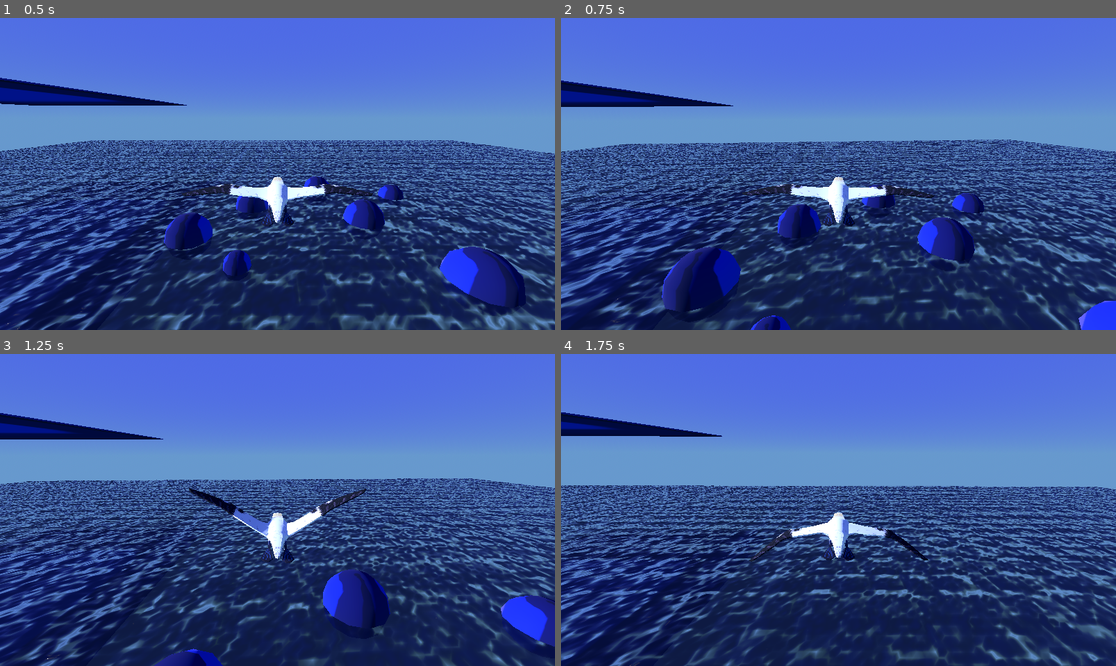
Above: before the commit, frames 1-4 (two rows, left to right).
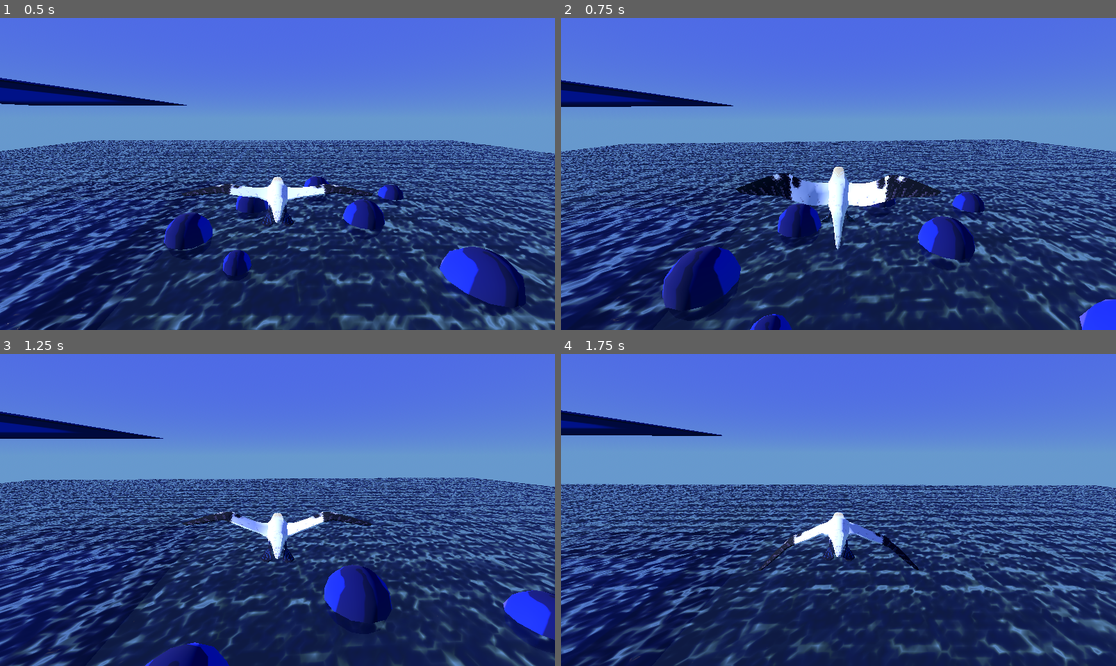
Above: after the commit, the same moments.

Repository: dreamfunicular/trianglegamejam26
Game: Godot game, scene res://BirdTestEnv.tscn
Two runs of this game, one before a commit and one after it. Both use one fixed random seed, a clock stepped at 60 frames per second and the inputs below. The project has no main scene, so this scene is started directly. The engine's default icon, where the game draws it, is replaced by a stand-in: a white triangle on a blue panel in a dark square.
Inputs (mouse positions are in pixels of both pictures, inside the frame that each line leads up to):
- Up to frame 1 (0.5 s): no input
- Up to frame 2 (0.75 s): move the mouse to (866, 174) at 0.52 s; hold Right mouse button (Break, bound only after the commit) from 0.53 s (still down)
- Up to frame 3 (1.25 s): keep holding Right mouse button (Break, bound only after the commit); tap Space (Flap) at 0.77, 0.8, 1.07 s
- Up to frame 4 (1.75 s): move the mouse to (810, 510) at 1.27 s; release Right mouse button (Break, bound only after the commit) at 1.28 s; tap Space (Flap) at 1.35, 1.52 s; right-click (810, 510) at 1.55 s

Frame 1 is identical in both runs. In frame 2, 19% of the frame differs, in the area x 0-100%, y 19-100%; in frame 3, 29%; in frame 4, 30%, in the area x 0-100%, y 18-100%.

Commit message:
Refine float state, first draft of air breaks

Diff:
--- a/Objects/Player/Gannet/GannetModel.tscn
+++ b/Objects/Player/Gannet/GannetModel.tscn
@@ -1,7 +1,10 @@
-[gd_scene load_steps=24 format=3 uid="uid://bbs4qg2o8ouf0"]
+[gd_scene load_steps=28 format=3 uid="uid://bbs4qg2o8ouf0"]
 
 [ext_resource type="PackedScene" uid="uid://clijbc83dvs46" path="res://Objects/Player/Gannet/Gannet.glb" id="1_f44ki"]
 [ext_resource type="Script" uid="uid://cr3fg27t5ir3a" path="res://Objects/Player/Gannet/gannet_model.gd" id="2_2yy71"]
+
+[sub_resource type="AnimationNodeAnimation" id="AnimationNodeAnimation_qqojt"]
+animation = &"Airbrake"
 
 [sub_resource type="AnimationNodeAnimation" id="AnimationNodeAnimation_2yy71"]
 animation = &"Dive"
@@ -70,7 +73,18 @@
 [sub_resource type="AnimationNodeStateMachineTransition" id="AnimationNodeStateMachineTransition_de2vh"]
 xfade_time = 0.3
 
+[sub_resource type="AnimationNodeStateMachineTransition" id="AnimationNodeStateMachineTransition_8o1uc"]
+xfade_time = 0.3
+
+[sub_resource type="AnimationNodeStateMachineTransition" id="AnimationNodeStateMachineTransition_c3qew"]
+xfade_time = 0.2
+
+[sub_resource type="AnimationNodeStateMachineTransition" id="AnimationNodeStateMachineTransition_y8wea"]
+xfade_time = 0.2
+
 [sub_resource type="AnimationNodeStateMachine" id="AnimationNodeStateMachine_1v6j1"]
+states/Airbrake/node = SubResource("AnimationNodeAnimation_qqojt")
+states/Airbrake/position = Vector2(395, 35)
 states/Dive/node = SubResource("AnimationNodeBlendSpace1D_qqojt")
 states/Dive/position = Vector2(515, 78)
 states/Flap/node = SubResource("AnimationNodeAnimation_vg85i")
@@ -82,10 +96,10 @@
 states/Start/position = Vector2(178, 120)
 states/SuperFlap/node = SubResource("AnimationNodeAnimation_bqfct")
 states/SuperFlap/position = Vector2(515, 191)
-transitions = ["Start", "Flight", SubResource("AnimationNode …(608 unchanged characters)… mationNodeStateMachineTransition_de2vh")]
+transitions = ["Start", "Flight", SubResource("AnimationNode …(608 unchanged characters)… mationNodeStateMachineTransition_de2vh"), "Flight", "Airbrake", SubResource("AnimationNodeStateMachineTransition_8o1uc"), "Airbrake", "Dive", SubResource("AnimationNodeStateMachineTransition_c3qew"), "Airbrake", "Flight", SubResource("AnimationNodeStateMachineTransition_y8wea")]
 
 [sub_resource type="AnimationNodeBlendTree" id="AnimationNodeBlendTree_bqfct"]
-graph_offset = Vector2(-122.88422, 57.787445)
+graph_offset = Vector2(-142.1878, 69.453)
 nodes/output/position = Vector2(1020, 180)
 nodes/StateMachine/node = SubResource("AnimationNodeStateMachine_1v6j1")
 nodes/StateMachine/position = Vector2(720, 180)
@@ -94,8 +108,28 @@
 [node name="Gannet2" instance=ExtResource("1_f44ki")]
 script = ExtResource("2_2yy71")
 
+[node name="Skeleton3D" parent="Gannet" index="0"]
+bones/0/position = Vector3(7.067092e-18, 0.01867144, 0.1457972)
+bones/0/rotation = Quaternion(-0.6842165, 2.7267258e-16, 2.7267256e-16, 0.729279)
+bones/1/position = Vector3(0.11648273, 0.06811876, -0.031372353)
+bones/1/rotation = Quaternion(0.1811994, 0.33259723, -0.19909906, 0.9038282)
+bones/1/scale = Vector3(0.99999976, 0.9999999, 1.0000001)
+bones/2/rotation = Quaternion(-0.4933947, -0.4136083, -0.7208214, 0.2567223)
+bones/3/position = Vector3(2.9667144e-16, 0.38323998, -0.0015201494)
+bones/3/rotation = Quaternion(-0.11342332, -8.733231e-18, 4.5849334e-17, 0.9935468)
+bones/4/position = Vector3(2.0352203e-17, -0.055216767, 0.0035242194)
+bones/4/rotation = Quaternion(-4.3711243e-08, 0.06639878, 0.99779326, 1.184134e-10)
+bones/5/rotation = Quaternion(-0.9453356, 3.533822e-16, -1.4538303e-16, 0.3260991)
+bones/6/rotation = Quaternion(-0.024443828, -0.0009606602, -0.03925854, 0.9989296)
+bones/7/position = Vector3(-0.11648273, 0.06811876, -0.031372353)
+bones/7/rotation = Quaternion(0.1811994, -0.33259723, 0.19909906, 0.9038282)
+bones/7/scale = Vector3(0.99999976, 0.9999999, 1.0000001)
+bones/8/rotation = Quaternion(-0.4933947, 0.4136083, 0.7208214, 0.2567223)
+bones/9/rotation = Quaternion(-0.98788774, 3.6338484e-16, -6.952247e-17, 0.15517013)
+bones/10/rotation = Quaternion(-0.42418054, 0.01667056, 0.03555627, 0.9047258)
+
 [node name="AnimationTree" type="AnimationTree" parent="." index="2"]
 tree_root = SubResource("AnimationNodeBlendTree_bqfct")
 anim_player = NodePath("../AnimationPlayer")
 parameters/StateMachine/Dive/blend_position = 1.0671642
-parameters/StateMachine/Flight/blend_position = 0.021831
+parameters/StateMachine/Flight/blend_position = -0.43134326
--- a/Objects/Player/player.gd
+++ b/Objects/Player/player.gd
@@ -9,8 +9,12 @@
 
 const MOUSE_SENSE_FREE = Vector2(0.002, 0.004)
 const TURN_CLAMP_FREE = Vector2(PI/72, PI/36)
+const MOUSE_SENSE_BRAKE = Vector2(0.003, 0.006)
+const TURN_CLAMP_BRAKE = Vector2(PI/36, PI/18)
 const MOUSE_SENSE_WATER = Vector2(0.001, 0.001)
 const TURN_CLAMP_WATER = Vector2(PI/108, PI/108)
+const MOUSE_SENSE_FLOAT = Vector2(0.004, 0.004)
+const TURN_CLAMP_FLOAT = Vector2(PI/18, PI/18)
 var mouse_sense_vect = MOUSE_SENSE_FREE
 var turn_clamp_vect = TURN_CLAMP_FREE
 
@@ -32,6 +36,7 @@
 const FLAP_STATE_NAME : String = "Flap"
 const DIVE_STATE_NAME : String = "Dive"
 const FLOAT_STATE_NAME : String = "Float"
+const BRAKE_STATE_NAME : String = "Airbrake"
 
 var is_bird_surfacing : bool = false
 var camera_in_water : bool = false
@@ -59,7 +64,11 @@
 var boost_click = -NON_BOOST_TIME
 var boost_click_2 = -NON_BOOST_TIME
 
+var braking: bool = false
+
 var splash_scene = preload("res://Environment/SplashInstance.tscn")
+
+@onready var playback = model.get_anim_tree().get(air_state_playback_path) as AnimationNodeStateMachinePlayback
 
 func _ready():
 	Input.mouse_mode = Input.MOUSE_MODE_CAPTURED
@@ -95,8 +104,12 @@
 func update_steer() -> float:
 	match state:
 		PlayerStates.FLY:
-			mouse_sense_vect = MOUSE_SENSE_FREE
-			turn_clamp_vect = TURN_CLAMP_FREE
+			if braking:
+				mouse_sense_vect = MOUSE_SENSE_BRAKE
+				turn_clamp_vect = TURN_CLAMP_BRAKE
+			else:
+				mouse_sense_vect = MOUSE_SENSE_FREE
+				turn_clamp_vect = TURN_CLAMP_FREE
 			return get_speed_lerp()
 
 		PlayerStates.DIVE:
@@ -104,6 +117,11 @@
 			turn_clamp_vect = TURN_CLAMP_WATER
 			return 0.000
 
+		PlayerStates.FLOAT:
+			mouse_sense_vect = MOUSE_SENSE_FLOAT
+			turn_clamp_vect = TURN_CLAMP_FLOAT
+			return 0.000
+
 	return 0.0
 
 func update_cam():
@@ -114,7 +132,6 @@
 		camera_exit_water()
 
 func update_state():
-	var playback = model.get_anim_tree().get(air_state_playback_path) as AnimationNodeStateMachinePlayback
 	match state:
 		PlayerStates.FLY:
 			if position.y < 0:
@@ -122,7 +139,6 @@
 					state = PlayerStates.FLOAT
 					velocity.y = 0
 					playback.travel(FLOAT_STATE_NAME)
-					print("back")
 				else:
 					state = PlayerStates.DIVE
 					is_bird_surfacing = false
@@ -150,7 +166,6 @@
 
 		PlayerStates.FLOAT:
 			if flap_time == FLAP_DUR:
-				print("hello")
 				state = PlayerStates.FLY
 				playback.travel(FLIGHT_STATE_NAME)
 
@@ -196,11 +211,21 @@
 				var percent_boost = boost_blend.sample(1 - boost_time/BOOST_DUR)
 				velocity += percent_boost * (-transform.basis.z + pitch_pivot.transform.basis.y).normalized() * BOOST_POWER
 				#velocity = pow(entry_speed, 1.3) * (-transform.basis.z).normalized()
+				braking = false
 			else:
 				if (flap_time > 0):
 					var percent_flap = flap_blend.sample(1 - flap_time/FLAP_DUR)
 					velocity += percent_flap * (-transform.basis.z + pitch_pivot.transform.basis.y).normalized() * FLAP_POWER
-
+					braking = false
+				else:
+					if Input.is_action_pressed("Break"):
+						if not braking:
+							braking = true
+							playback.travel(BRAKE_STATE_NAME)
+					else:
+						if braking:
+							braking = false
+							playback.travel(FLIGHT_STATE_NAME)
 				check_flap()
 			var desired_dir = -pitch_pivot.global_transform.basis.z
 
@@ -217,7 +242,10 @@
 
 			#velocity = velocity.lerp(Vector3.ZERO, speed_weight * 0.001 * 60 * delta)
 			#velocity = velocity.slerp(desired_dir * velocity.length(), 1.0 * 0.05 * 60 * delta)
-			steer_and_fric(0.045 * 60 * delta, speed_weight * turn_weight * 0.03 * 60 * delta)
+			if braking:
+				steer_and_fric(0.02 * 60 * delta, speed_weight * turn_weight * 0.03 * 60 * delta)
+			else:
+				steer_and_fric(0.045 * 60 * delta, speed_weight * turn_weight * 0.03 * 60 * delta)
 
 			#var dot_weight = velocity.normalized().dot(desired_dir.normalized())
 
@@ -276,7 +304,6 @@
 func check_flap() -> void:
 	if Input.is_action_just_pressed("Flap") && flap_time == -FLAP_COOLDOWN:
 		flap_time = FLAP_DUR
-		var playback = model.get_anim_tree().get(air_state_playback_path) as AnimationNodeStateMachinePlayback
 		playback.travel(FLAP_STATE_NAME)
 
 		# and play a sound
--- a/project.godot
+++ b/project.godot
@@ -22,3 +22,8 @@
 , Object(InputEventMouseButton,"resource_local_to_scene":false,"resource_name":"","device":-1,"window_id":0,"alt_presse …(247 unchanged characters)…
 ]
 }
+Break={
+"deadzone": 0.2,
+"events": [Object(InputEventMouseButton,"resource_local_to_scene":false,"resource_name":"","device":-1,"window_id":0,"alt_pressed":false,"shift_pressed":false,"ctrl_pressed":false,"meta_pressed":false,"button_mask":2,"position":Vector2(539, 14),"global_position":Vector2(548, 62),"factor":1.0,"button_index":2,"canceled":false,"pressed":true,"double_click":false,"script":null)
+]
+}
